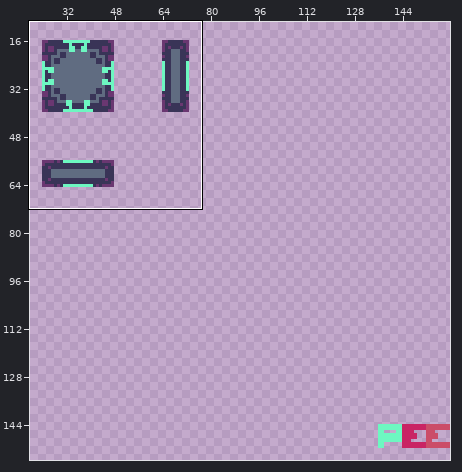
Sprite sheet: design/tileset.png. The picture above shows the old version from afar; the outline marks the close-up.
Close-up. Before the edit:
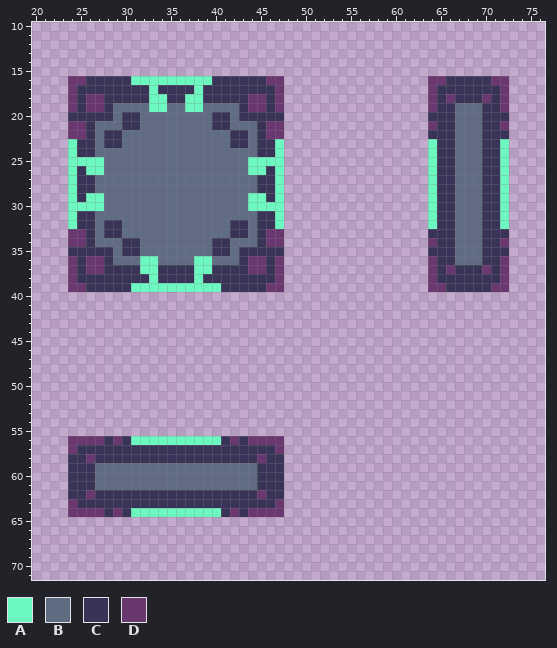
The file is 160x160 pixels. Shown: x 20..76, y 10..71. The wide view leaves out empty margins.
Palette (. is transparent): A #6df7c1  B #606c81  C #393457  D #6a3771
Pixels before, first column x 24:
16 DDCCCCCAAAAAAAAACCCCCCDD................DDCCCCCDD
17 DCCCCCCCCACCCCACCCCCCCCD................DCCCCCCCD
18 DCDDCCCCCAACCAACCCCCDDCD................DCDCCCDCD
19 DCDDCBBBBAABBAABBBBCDDCD................DCCBBBCCD
20 CCCCCBCCBBBBBBBBCCBCCCCC................CCCBBBCCC
21 DDCBBBCCBBBBBBBBCCBBBCDD................DCCBBBCCD
22 DDCBCCBBBBBBBBBBBBCCBCDD................CCCBBBCCC
23 ACCBCCBBBBBBBBBBBBCCBCCA................ACCBBBCCA
24 ACCBBBBBBBBBBBBBBBBBBCCA................ACCBBBCCA
25 AAAABBBBBBBBBBBBBBBBAAAA................ACCBBBCCA
26 ACAABBBBBBBBBBBBBBBBAACA................ACCBBBCCA
27 ACCBBBBBBBBBBBBBBBBBBCCA................ACCBBBCCA
28 ACCBBBBBBBBBBBBBBBBBBCCA................ACCBBBCCA
29 ACAABBBBBBBBBBBBBBBBAACA................ACCBBBCCA
30 AAAABBBBBBBBBBBBBBBBAAAA................ACCBBBCCA
31 ACCBBBBBBBBBBBBBBBBBBCCA................ACCBBBCCA
32 ACCBCCBBBBBBBBBBBBCCBCCA................ACCBBBCCA
33 DDCBCCBBBBBBBBBBBBCCBCDD................CCCBBBCCC
34 DDCBBBCCBBBBBBBBCCBBBCDD................DCCBBBCCD
35 CCCCCBCCBBBBBBBBCCBCCCCC................CCCBBBCCC
36 DCDDCBBBAABBBBAABBBCDDCD................DCCBBBCCD
37 DCDDCCCCAACCCCAACCCCDDCD................DCDCCCDCD
38 DCCCCCCCCACCCCACCCCCCCCD................DCCCCCCCD
39 DDCCCCCAAAAAAAAAACCCCCDD................DDCCCCCDD
40 .................................................
41 .................................................
42 .................................................
43 .................................................
44 .................................................
45 .................................................
46 .................................................
47 .................................................
48 .................................................
49 .................................................
50 .................................................
51 .................................................
52 .................................................
53 .................................................
54 .................................................
55 .................................................
56 DDDDCDCAAAAAAAAAACDCDDDD.........................
57 DCCCCCCCCCCCCCCCCCCCCCCD.........................
58 CCDCCCCCCCCCCCCCCCCCCDCC.........................
59 CCCBBBBBBBBBBBBBBBBBBCCC.........................
60 CCCBBBBBBBBBBBBBBBBBBCCC.........................
61 CCCBBBBBBBBBBBBBBBBBBCCC.........................
62 CCDCCCCCCCCCCCCCCCCCCDCC.........................
63 DCCCCCCCCCCCCCCCCCCCCCCD.........................
64 DDDDCDCAAAAAAAAAACDCDDDD.........................
After the commit:
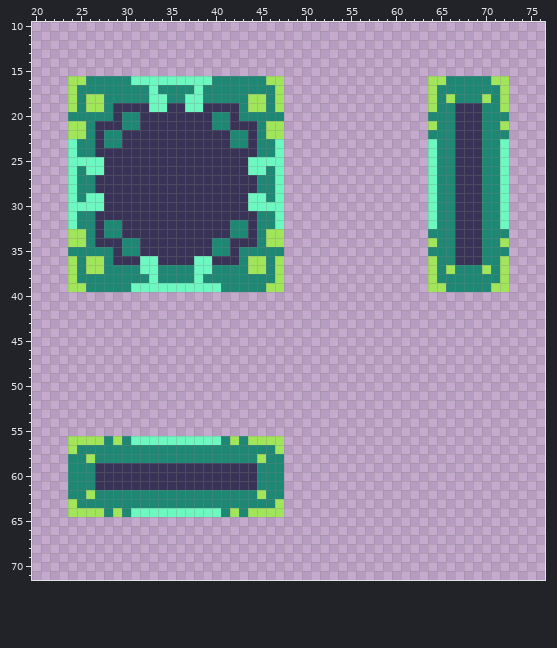
The edit:
{"colour":"B","old":"#606c81","new":"#393457"}
{"colour":"C","old":"#393457","new":"#1e8875"}
{"colour":"D","old":"#6a3771","new":"#a1e55a"}
{"label":"changed","picture_box":[68,76,284,292]}
{"label":"changed","picture_box":[428,76,509,292]}
{"label":"changed","picture_box":[68,436,284,517]}
